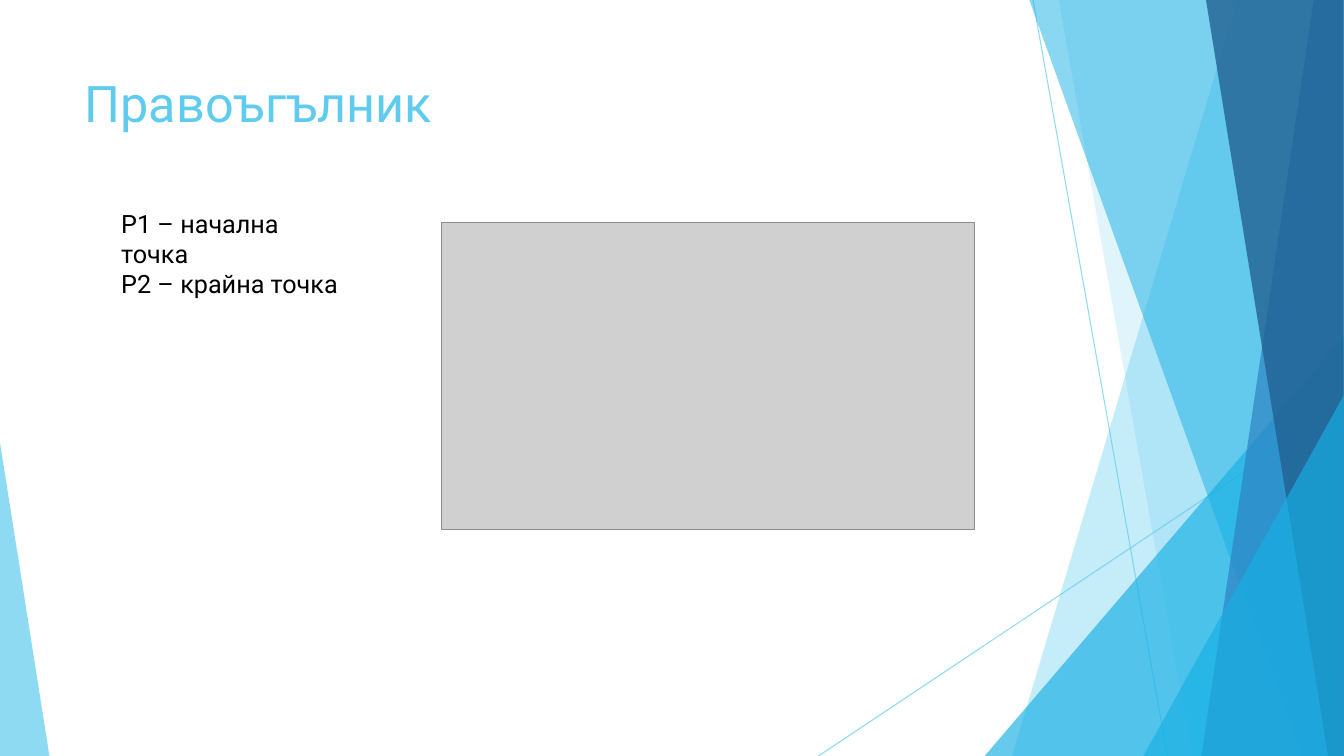
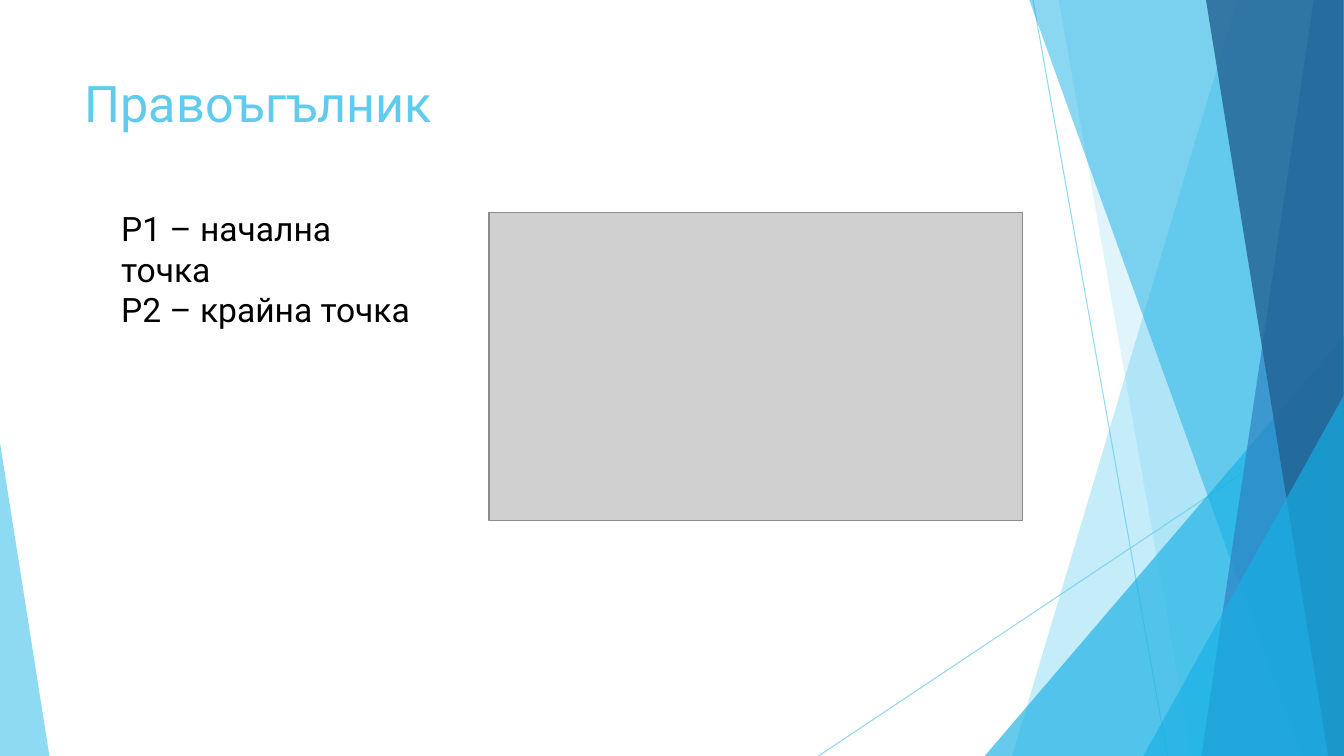
Before and after one commit to todorzhelev/STS, a slide deck: slide 4 of presentation/PresentationFinal.pptx. Drawn at 1344x756 pixels with LibreOffice and Linux fonts; fonts in the diff are those of the drawing; grey boxes stand for pictures. Boxes give left, top, right and bottom in pixels: in the first picture for what was removed or moved away, otherwise in the second. Text is boxed around its words. In the diff, an @@ line names an element or a change of style, - is before the commit and + after.

```diff
--- a/presentation/PresentationFinal.pptx
+++ b/presentation/PresentationFinal.pptx
@@ text "P1 – начална точка" at (x1=121, y1=217, x2=410, y2=329): size 18 to 24 pt @@
@@ picture moved from (x1=442, y1=222, x2=975, y2=529) to (x1=489, y1=213, x2=1022, y2=520) @@
```
Also in this commit, not shown: 11 other slides changed.
